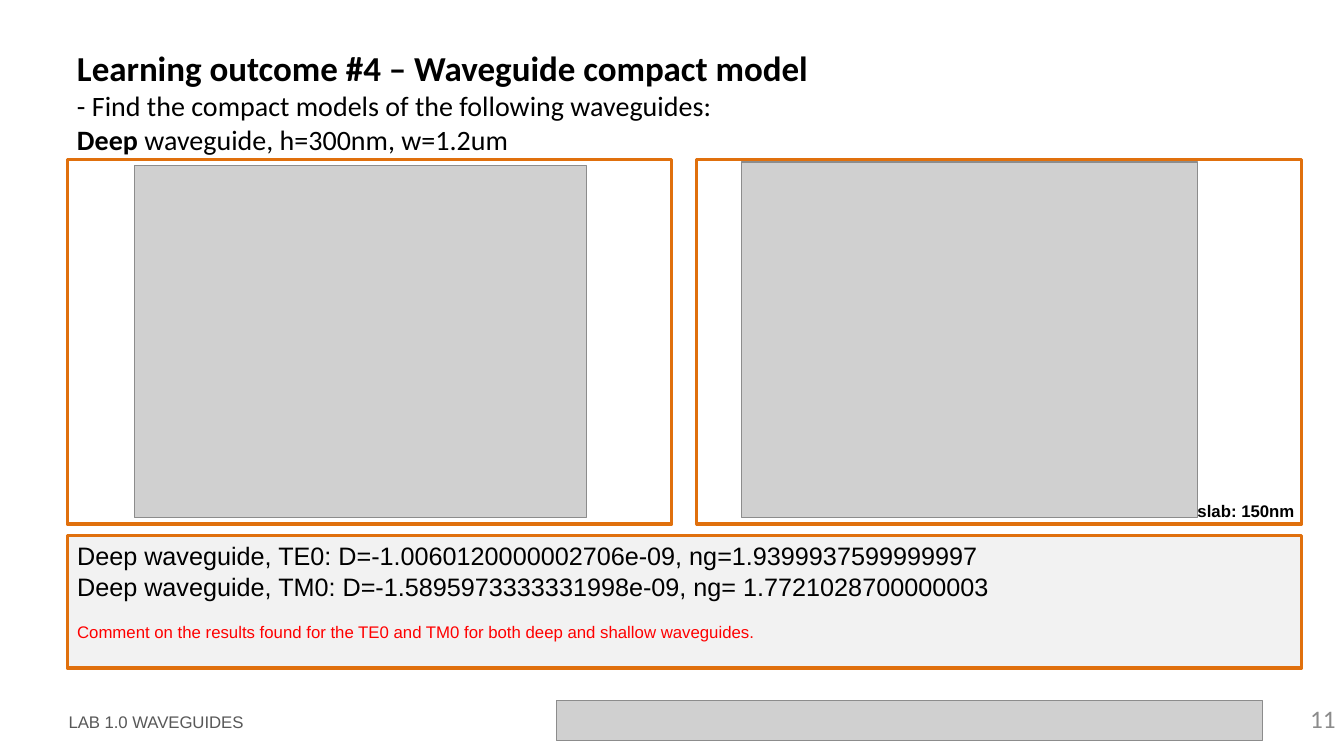
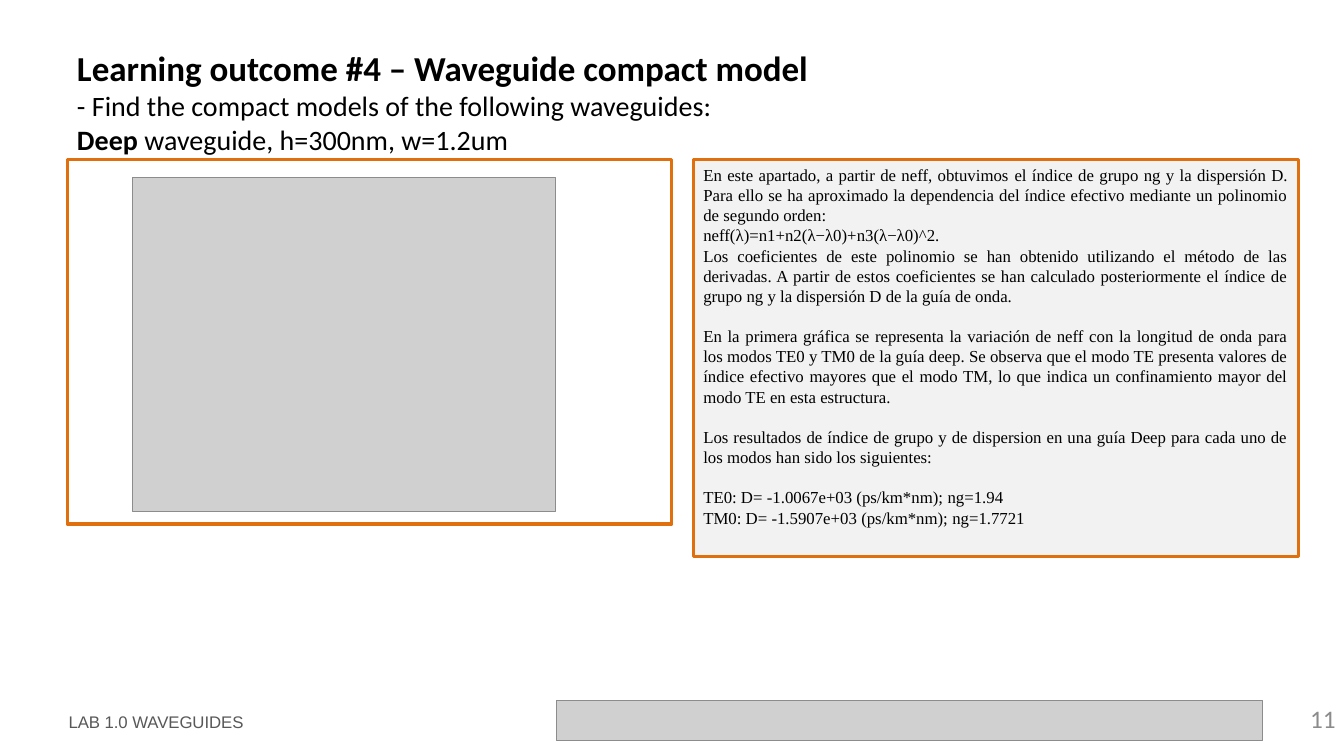
Before and after one commit to miiraandaa/cifoin-lab1, a slide deck: slide 11 of LabBook_10.pptx. Drawn at 1344x756 pixels with LibreOffice and Linux fonts; fonts in the diff are those of the drawing; grey boxes stand for pictures; background and template pictures are left out. Boxes give left, top, right and bottom in pixels: in the first picture for what was removed or moved away, otherwise in the second. Text is boxed around its words. In the diff, an @@ line names an element or a change of style, - is before the commit and + after.

```diff
--- a/LabBook_10.pptx
+++ b/LabBook_10.pptx
@@ picture: place and size @@
-picture at bbox=[134, 165, 587, 517]
+picture at bbox=[132, 177, 556, 512]
@@ rectangle "En este apartado, a partir ...": place and size @@
-rectangle "En este apartado, a partir ..." at bbox=[697, 159, 1302, 524]
+rectangle "En este apartado, a partir ..." at bbox=[694, 159, 1299, 557]
@@ rectangle "En este apartado, a partir ..." at bbox=[694, 159, 1299, 557]: fill none to #F2F2F2 @@
@@ text in rectangle at bbox=[703, 169, 1287, 528]: text added @@
+En este apartado, a partir de neff, obtuvimos el índice de grupo ng y la dispersión D. Para ello se ha aproximado la dependencia del índice efectivo mediante un polinomio de segundo orden:
+neff(λ)=n1+n2(λ−λ0)+n3(λ−λ0)^2.
+Los coeficientes de este polinomio se han obtenido utilizando el método de las derivadas. A partir de estos coeficientes se han calculado posteriormente el índice de grupo ng y la dispersión D de la guía de onda.
+En la primera gráfica se representa la variación de neff con la longitud de onda para los modos TE0 y TM0 de la guía deep. Se observa que el modo TE presenta valores de índice efectivo mayores que el modo TM, lo que indica un confinamiento mayor del modo TE en esta estructura.
+Los resultados de índice de grupo y de dispersion en una guía Deep para cada uno de los modos han sido los siguientes:
+TE0: D= -1.0067e+03 (ps/km*nm); ng=1.94
+TM0: D= -1.5907e+03 (ps/km*nm); ng=1.7721
@@ picture removed at bbox=[742, 162, 1199, 518] @@
@@ text removed at bbox=[1197, 503, 1294, 518] @@
-slab: 150nm
@@ rectangle removed at bbox=[68, 536, 1303, 668] @@
-Deep waveguide, TE0: D=-1.0060120000002706e-09, ng=1.9399937599999997
-Deep waveguide, TM0: D=-1.5895973333331998e-09, ng= 1.7721028700000003
-Comment on the results found for the TE0 and TM0 for both deep and shallow waveguides.
```
Also in this commit, not shown: 8 other slides changed, 6 slides added, 1 slide removed, 2 other files.
